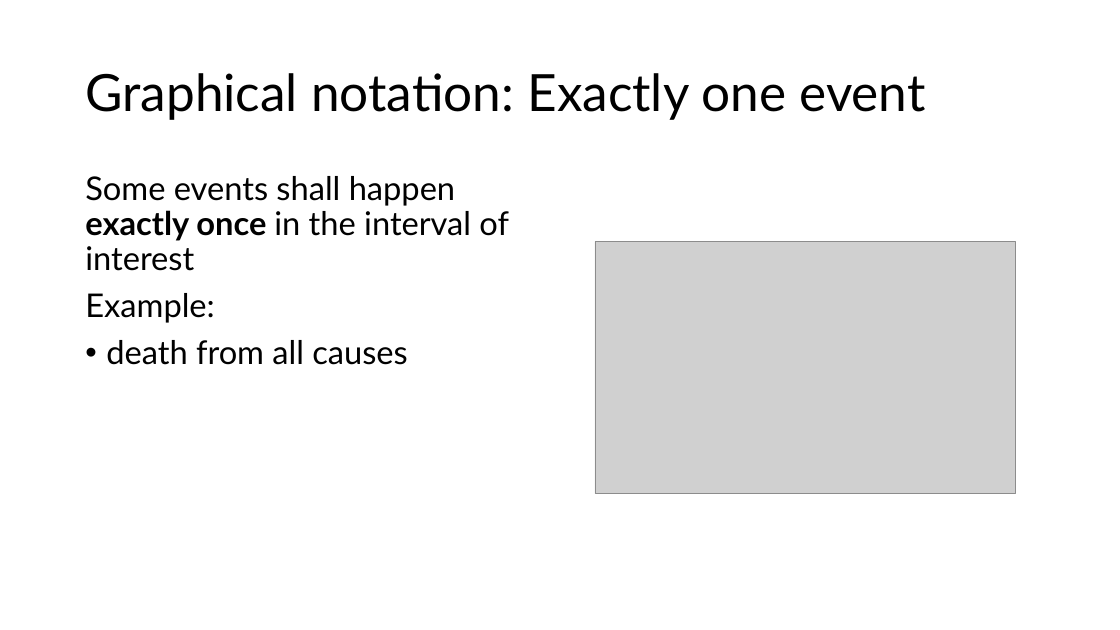
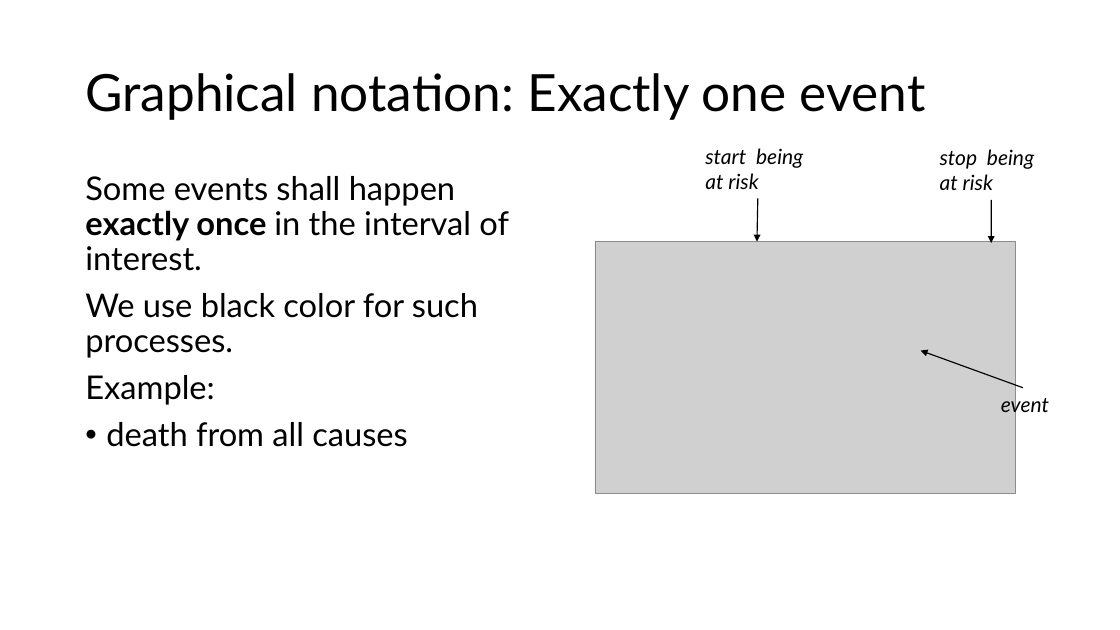
Before and after one commit to ttrikalin/des-R-course, a slide deck: slide 7 of master_files/materials/01_DES.pptx (slide 6 before the commit). Drawn at 1120x630 pixels with LibreOffice and Linux fonts; fonts in the diff are those of the drawing; grey boxes stand for pictures. Boxes give left, top, right and bottom in pixels: in the first picture for what was removed or moved away, otherwise in the second. Text is boxed around its words. In the diff, an @@ line names an element or a change of style, - is before the commit and + after.

```diff
--- a/master_files/materials/01_DES.pptx
+++ b/master_files/materials/01_DES.pptx
@@ text added at box(705, 148, 803, 189), 18 pt, text #000000, italic @@
+start being
+at risk
@@ text added at box(940, 149, 1034, 190), 18 pt, text #000000, italic @@
+stop being
+at risk
@@ text at box(85, 176, 509, 358): text changed @@
-Some events shall happen exactly once in the interval of interest
+Some events shall happen exactly once in the interval of interest.
+We use black color for such processes.
@@ arrow added from (758, 198) to (757, 242), #000000 1 pt @@
@@ arrow added from (991, 200) to (991, 243), #000000 1 pt @@
@@ arrow added from (1023, 388) to (921, 350), #000000 1 pt @@
@@ text added at box(1001, 394, 1049, 417), 18 pt, text #000000, italic @@
+event
```
Also in this commit, not shown: 6 other slides changed, 2 slides added, 6 other files.
